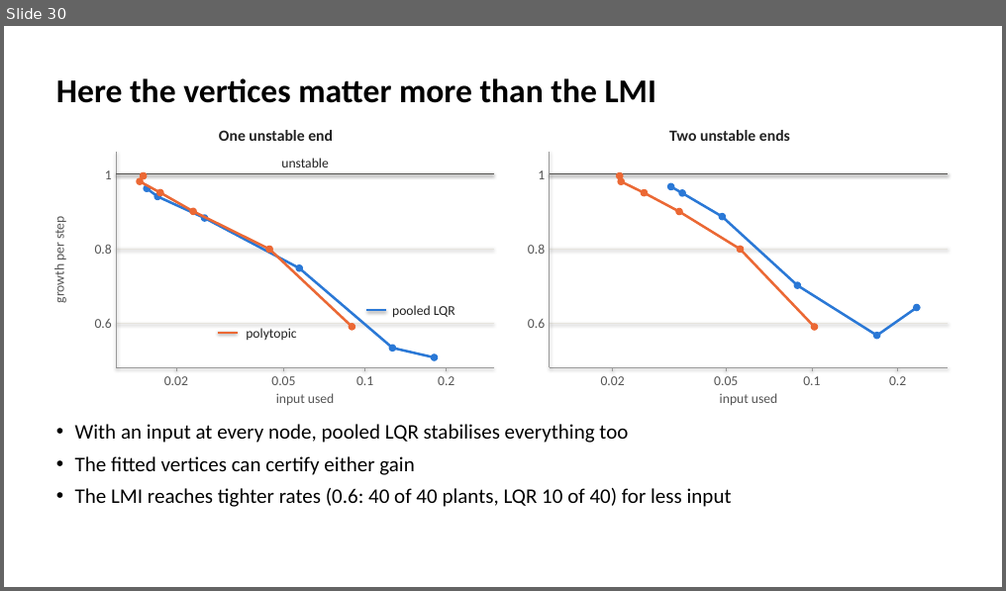
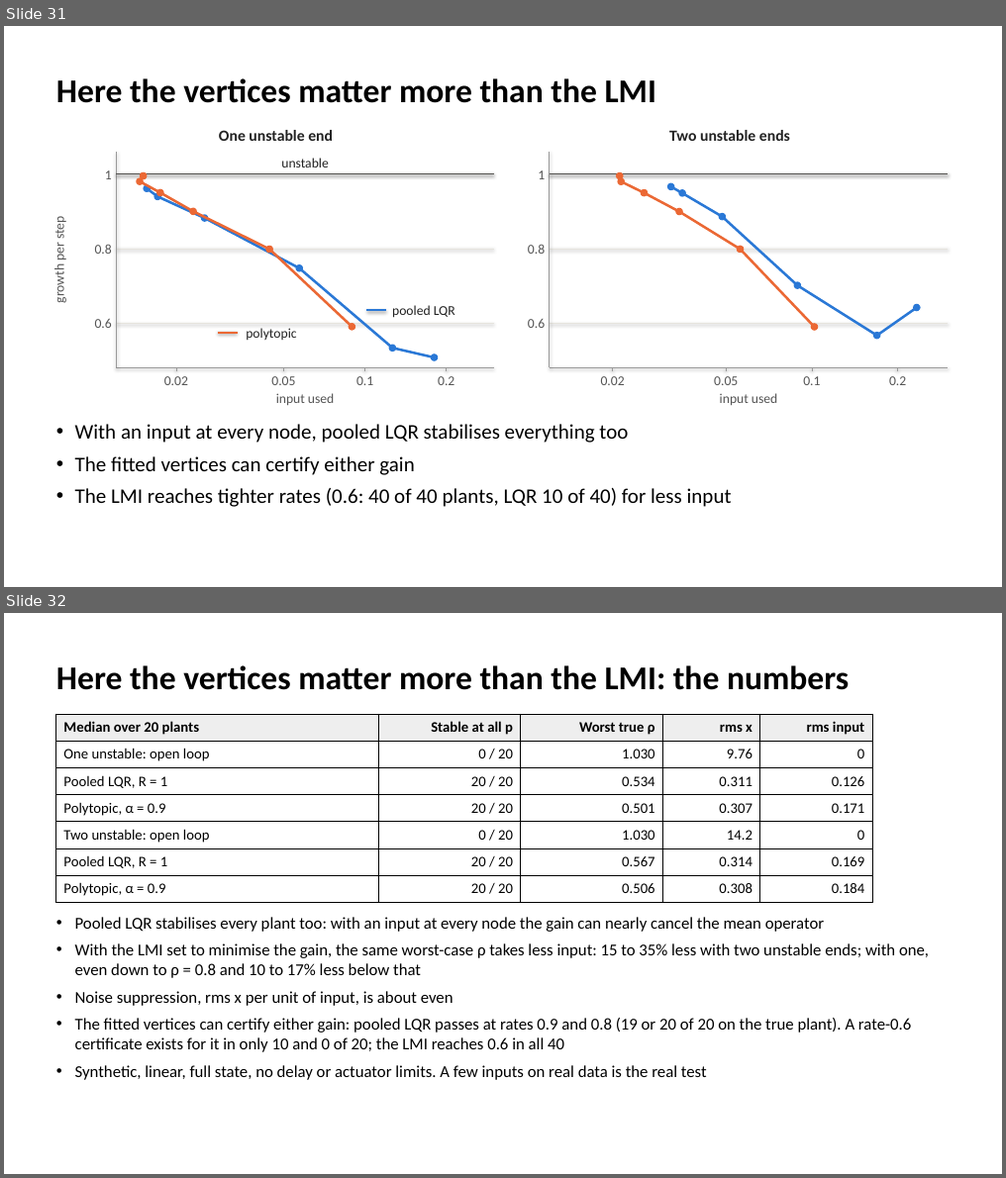
Before and after one commit to smartadi/tpgdar, a slide deck: GDAR-TP_MPC_and_TP-GDAR.pptx. Shown one above the other, each under a label of ours: slide 30 before the commit, slides 31 and 32 after it. The pictures are 1006x591 and 1006x1178 pixels, drawn with LibreOffice and Linux fonts; fonts in the diff are those of the drawing. Boxes give left, top, right and bottom in pixels: in the first picture for what was removed or moved away, otherwise in the second. Text is boxed around its words. In the diff, an @@ line names an element or a change of style, - is before the commit and + after.

```diff
--- a/GDAR-TP_MPC_and_TP-GDAR.pptx
+++ b/GDAR-TP_MPC_and_TP-GDAR.pptx
@@ slide 32 added at <box>4,613,1002,1174</box>, background #FFFFFF @@
@@ title added at <box>56,665,848,690</box>, 32 pt, text #000000, bold @@
+Here the vertices matter more than the LMI: the numbers
@@ table added at <box>56,714,872,903</box>, 7 rows, 5 columns @@
+Median over 20 plants | Stable at all p | Worst true ρ | rms x | rms input
+One unstable: open loop | 0 / 20 | 1.030 | 9.76 | 0
+Pooled LQR, R = 1 | 20 / 20 | 0.534 | 0.311 | 0.126
+Polytopic, α = 0.9 | 20 / 20 | 0.501 | 0.307 | 0.171
+Two unstable: open loop | 0 / 20 | 1.030 | 14.2 | 0
+Pooled LQR, R = 1 | 20 / 20 | 0.567 | 0.314 | 0.169
+Polytopic, α = 0.9 | 20 / 20 | 0.506 | 0.308 | 0.184
@@ text added at <box>75,917,929,1080</box>, 16 pt, text #000000 @@
+• Pooled LQR stabilises every plant too: with an input at every node the gain can nearly cancel the mean operator
+• With the LMI set to minimise the gain, the same worst-case ρ takes less input: 15 to 35% less with two unstable ends; with one, even down to ρ = 0.8 and 10 to 17% less below that
+• Noise suppression, rms x per unit of input, is about even
+• The fitted vertices can certify either gain: pooled LQR passes at rates 0.9 and 0.8 (19 or 20 of 20 on the true plant). A rate-0.6 certificate exists for it in only 10 and 0 of 20; the LMI reaches 0.6 in all 40
+• Synthetic, linear, full state, no delay or actuator limits. A few inputs on real data is the real test
@@ what was slide 30 is now slide 31 @@
```
Also in this commit, not shown: 1 other slide added, 3 other files.
